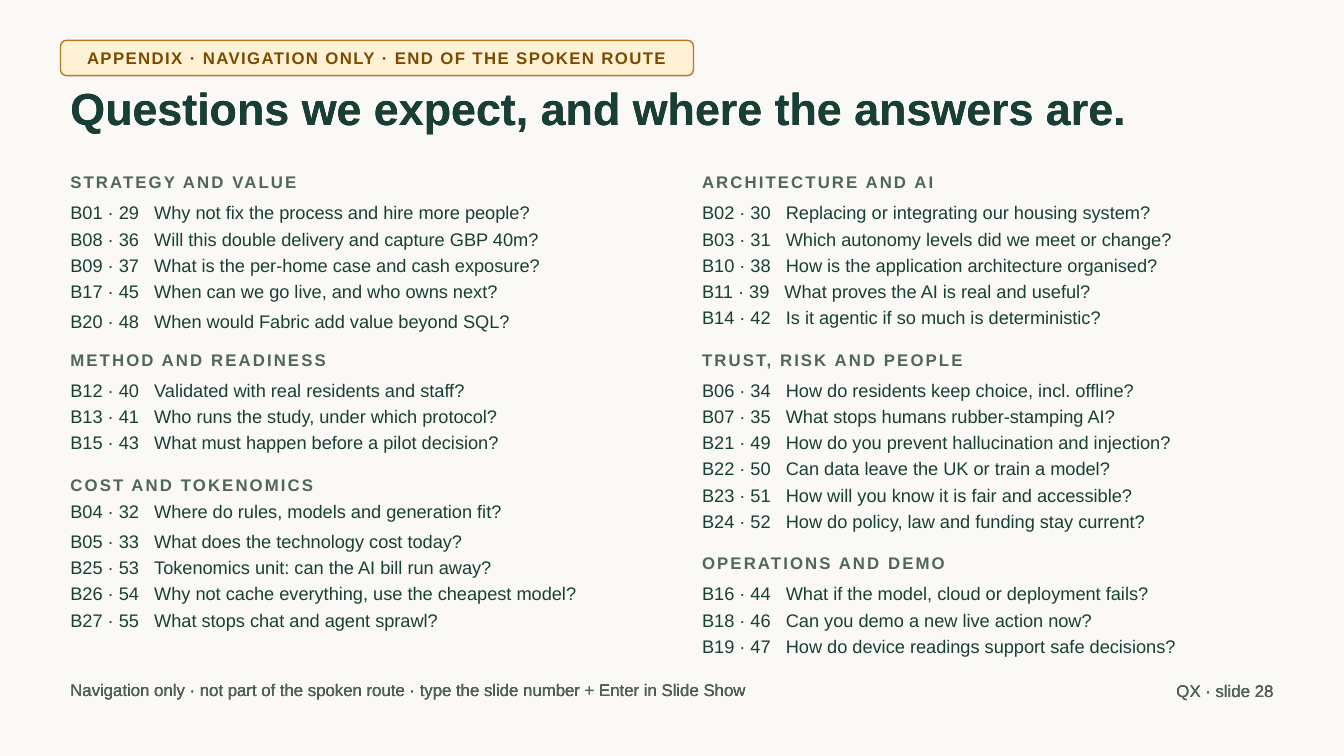
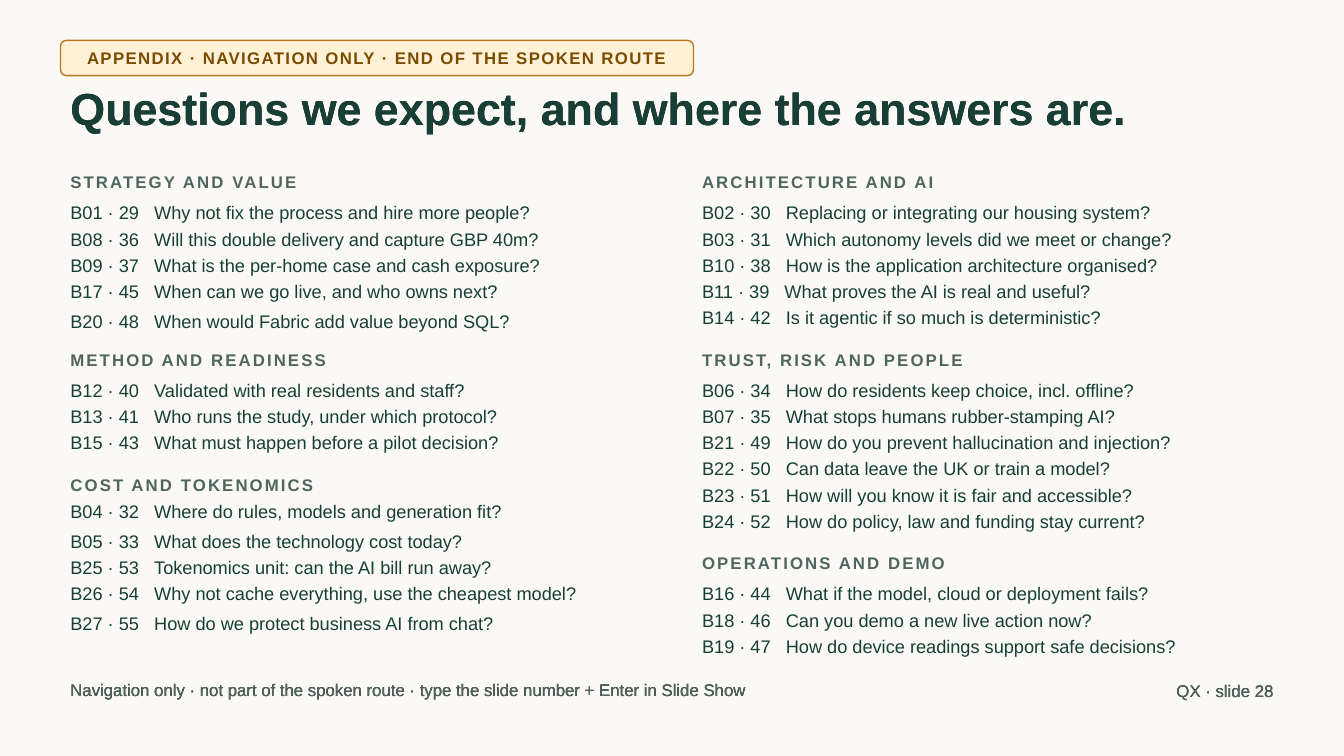
Before and after one commit to jmservera/ama, a slide deck: slide 28 of docs/capstone/deck/zava-forward-cowork-v2-draft.pptx. Drawn at 1344x756 pixels with LibreOffice and Linux fonts; fonts in the diff are those of the drawing. Boxes give left, top, right and bottom in pixels: in the first picture for what was removed or moved away, otherwise in the second. Text is boxed around its words. In the diff, an @@ line names an element or a change of style, - is before the commit and + after.

```diff
--- a/docs/capstone/deck/zava-forward-cowork-v2-draft.pptx
+++ b/docs/capstone/deck/zava-forward-cowork-v2-draft.pptx
@@ rectangle "B27 · 55 How do ...": place and size @@
-rectangle "B27 · 55 How do ..." at [60, 607, 652, 633]
+rectangle "B27 · 55 How do ..." at [60, 607, 652, 640]
@@ text in rectangle at [70, 616, 493, 634]: text changed @@
-B27 · 55 What stops chat and agent sprawl?
+B27 · 55 How do we protect business AI from chat?
```
Also in this commit, not shown: 2 other slides changed, 17 other files.
